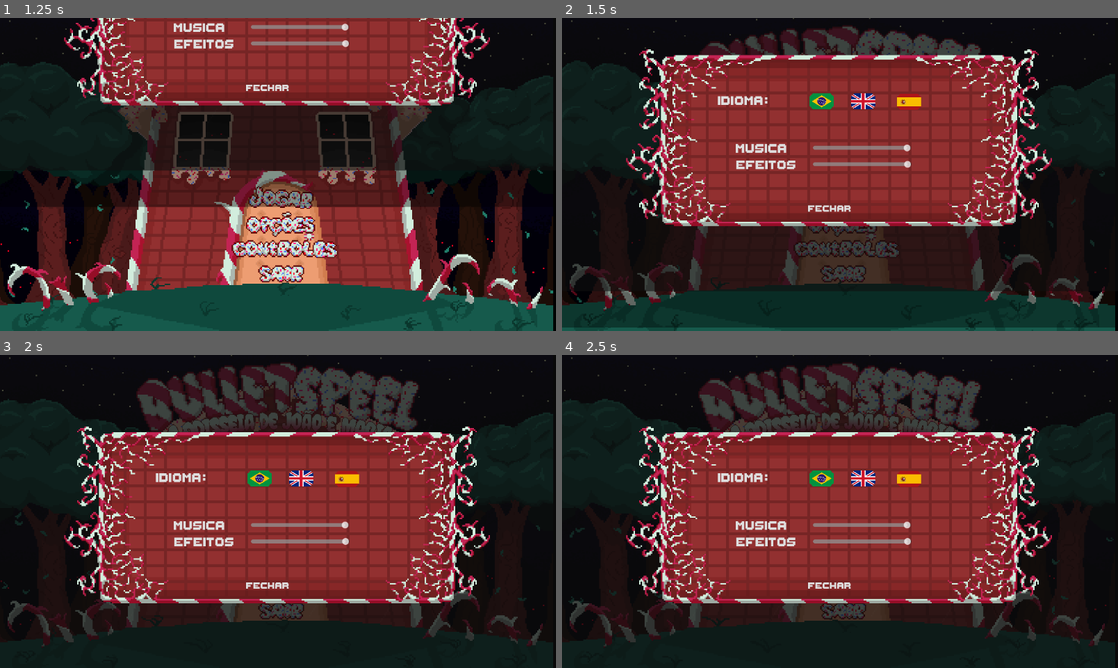
Above: before the commit, frames 1-4 (two rows, left to right).
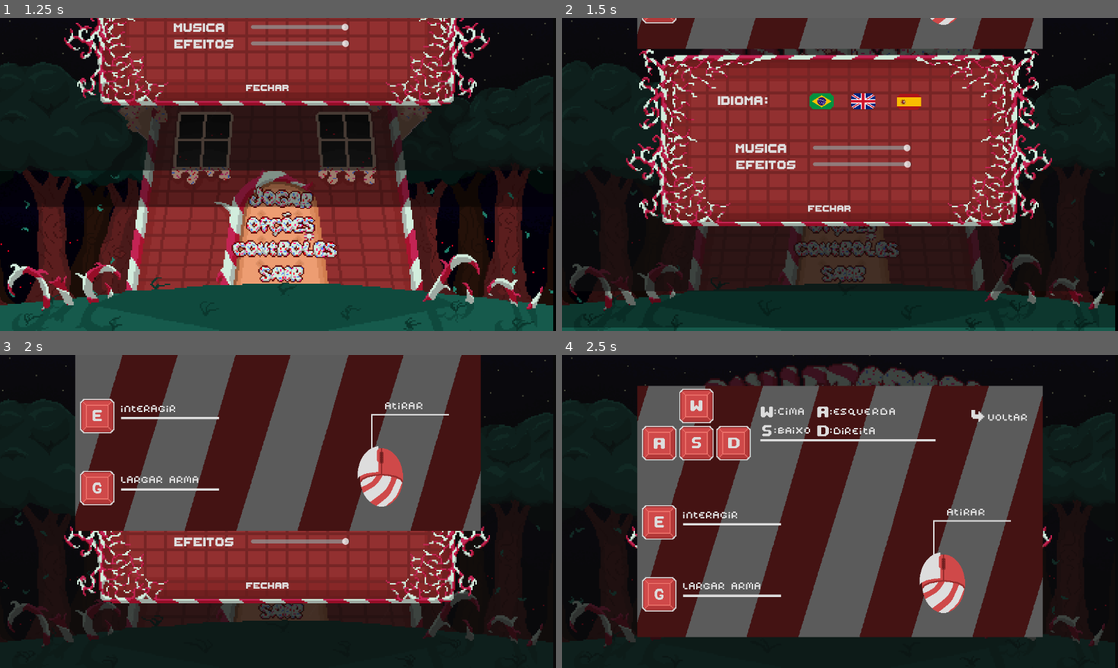
Above: after the commit, the same moments.

Repository: mtab-dev/bulletspeel
Game: Godot game, scene res://scenes/levels/main_menu.tscn
The game is run twice, just before and just after one commit, with the same random seed, the same clock (stepped at 60 frames per second) and the same inputs. Sound files missing from this copy of the repository are replaced by a short silence.
Inputs (mouse positions are in pixels of both pictures, inside the frame that each line leads up to; where the layout moved, square brackets give the same spot in the first picture):
- Up to frame 1 (1.25 s): click (283, 224) [283, 249] at 0.5 s
- Up to frame 2 (1.5 s): click (845, 249) at 1.27 s
- Up to frame 3 (2 s): no input
- Up to frame 4 (2.5 s): click (845, 530) at 2 s

Frame 1 is identical in both runs. In frame 2, 6.9% of the frame differs, in the area x 13-87%, y 0-10%; in frame 3, 40%; in frame 4, 57%, in the area x 13-87%, y 9-91%.

Commit message:
fix: buttons at main menu

Diff:
--- a/scenes/levels/main_menu.tscn
+++ b/scenes/levels/main_menu.tscn
@@ -272,7 +272,7 @@
 alignment = 0
 icon_alignment = 1
 
-[node name="opções2" type="Button" parent="menu"]
+[node name="controls" type="Button" parent="menu"]
 process_mode = 3
 layout_mode = 0
 offset_left = 460.0
@@ -295,16 +295,13 @@
 stream = ExtResource("41_o2sml")
 volume_db = -10.0
 autoplay = true
-bus = &"music"
 
 [node name="buttonClick" type="AudioStreamPlayer2D" parent="."]
 stream = ExtResource("42_4bb3h")
-bus = &"fx"
 
 [node name="sceneMorph" type="AudioStreamPlayer2D" parent="."]
 scale = Vector2(2, 2)
 stream = ExtResource("43_tdf6v")
-bus = &"fx"
 
 [node name="sceneChangingTimer" type="Timer" parent="."]
 
@@ -317,5 +314,5 @@
 [connection signal="pressed" from="menu/play" to="." method="_on_play_pressed"]
 [connection signal="pressed" from="menu/sair" to="." method="_on_sair_pressed"]
 [connection signal="pressed" from="menu/opções" to="." method="_on_opções_pressed"]
-[connection signal="pressed" from="menu/opções2" to="." method="_on_opções_pressed"]
+[connection signal="pressed" from="menu/controls" to="." method="_on_controles_pressed"]
 [connection signal="timeout" from="sceneChangingTimer" to="." method="_on_scene_changing_timer_timeout"]
--- a/scripts/ui/main_menu.gd
+++ b/scripts/ui/main_menu.gd
@@ -12,7 +12,7 @@
 @onready var playButton: Button = $menu/play
 @onready var exitButton: Button = $menu/sair
 @onready var optionsButton: Button = $"menu/opções"
-@onready var controlsButton: Button = $"menu/opções2"
+@onready var controlsButton: Button = $"menu/controls"
 var path: String
 var canTrackInput: bool = true
 
@@ -82,3 +82,10 @@
 
 func _on_port_pressed() -> void:
 	Global.lang = "port"
+
+
+func _on_controles_pressed() -> void:
+	if canTrackInput:
+		path = 'controls'
+		clickSound.play()
+		controlOverlay.play('transIn')
Not shown: 1 places in scenes/levels/main_menu.tscn that only renumber resources
